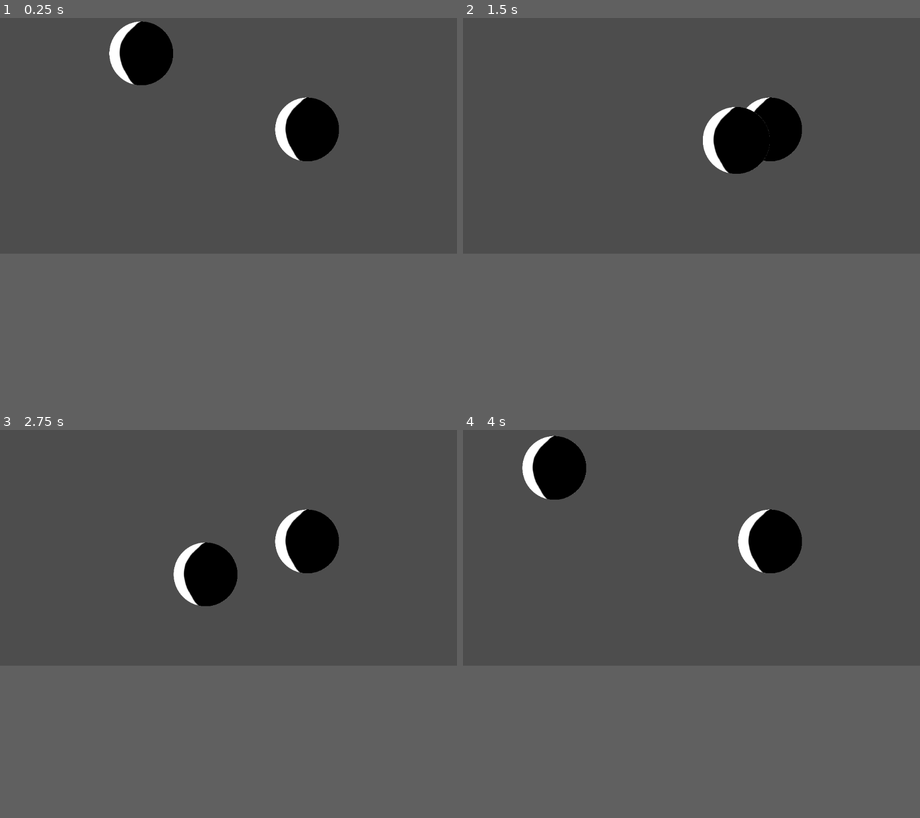
Above: before the commit, frames 1-4 (two rows, left to right).
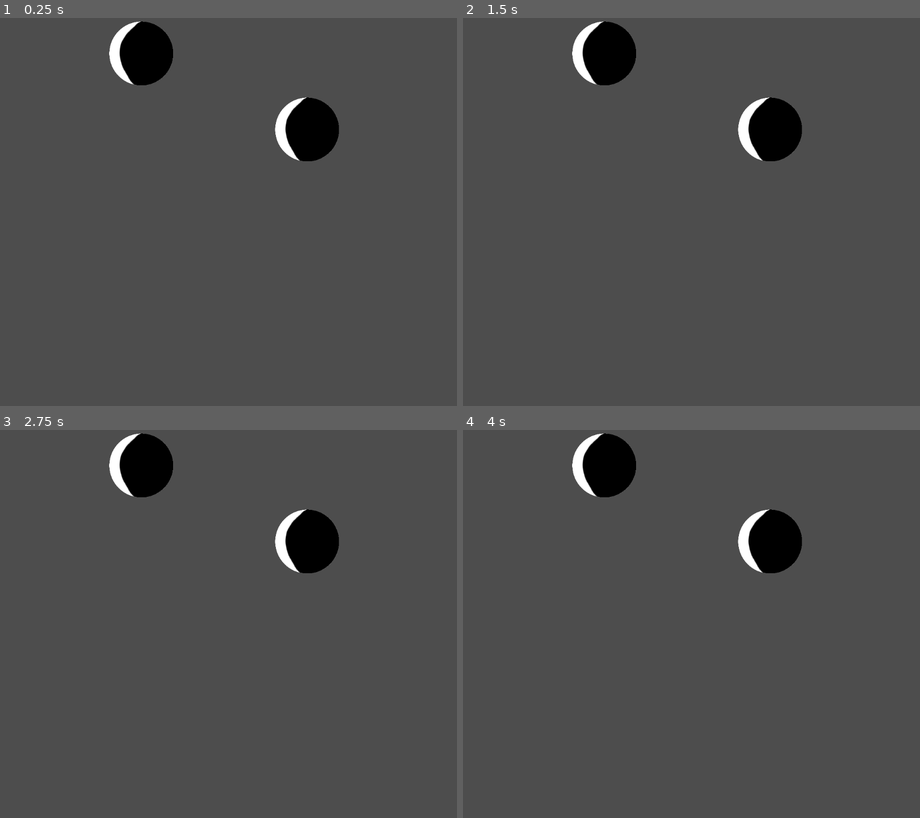
Above: after the commit, the same moments.

Repository: yusufvg/half-moon-game
Game: Godot game, scene res://Main.tscn
The game is run twice, just before and just after one commit, with the same random seed, the same clock (stepped at 60 frames per second) and the same inputs.
Inputs (mouse positions are in pixels of both pictures, inside the frame that each line leads up to):
- Up to frame 1 (0.25 s): no input
- Up to frame 2 (1.5 s): tap Enter at 0.5 s; drag from (604, 52) to (769, 130) at 0.52 s; drag from (769, 130) to (668, 161) at 1.27 s
- Up to frame 3 (2.75 s): tap Space at 2 s; move the mouse to (274, 445) at 2.02 s; click (274, 445) at 2.17 s
- Up to frame 4 (4 s): tap Enter at 2.75 s; drag from (668, 573) to (554, 468) at 2.77 s; move the mouse to (828, 558) at 3.52 s; click (828, 558) at 3.67 s
The window is 800x533 before the commit and 800x800 after it. Grey fills any space a smaller window leaves; there, only what the larger window draws over its background counts as a difference.

The runs differ from the first frame. In frame 1, less than 0.1% of the frame differs, in the area x 25-74%, y 13-37%; in frame 2, 3.4%; in frame 3, 3.6%, in the area x 23-74%, y 0-46%; in frame 4, 3.4%.

Commit message:
fix bug with z index clipping

Diff:
--- a/CardManager.gd
+++ b/CardManager.gd
@@ -71,7 +71,7 @@
 	parameters.collision_mask = COLLISION_MASK_CARD
 	var result = space_state.intersect_point(parameters)
 	if (result.size() > 0):
-		return result[0].collider.get_parent()
+		return get_card_with_highest_z_index(result)
 	return null
 
 func get_card_with_highest_z_index(cards):
@@ -83,3 +83,5 @@
 		if current_card.z_index > top_index:
 			top_card = current_card
 			top_index = top_card.z_index
+
+	return top_card
--- a/project.godot
+++ b/project.godot
@@ -17,7 +17,7 @@
 [display]
 
 window/size/viewport_width=1080
-window/size/viewport_height=720
+window/size/viewport_height=1080
 window/size/resizable=false
 window/vsync/vsync_mode=0
 
